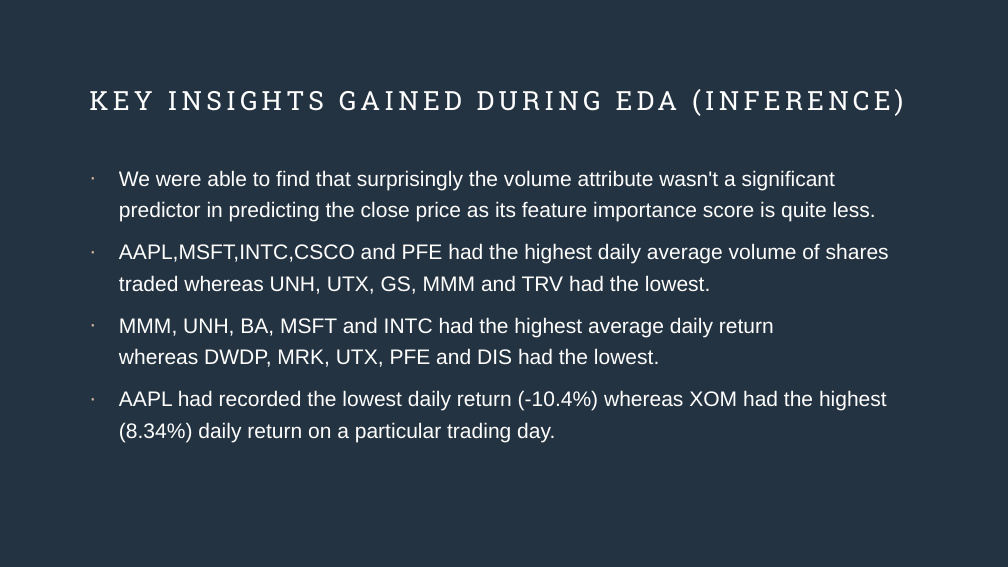
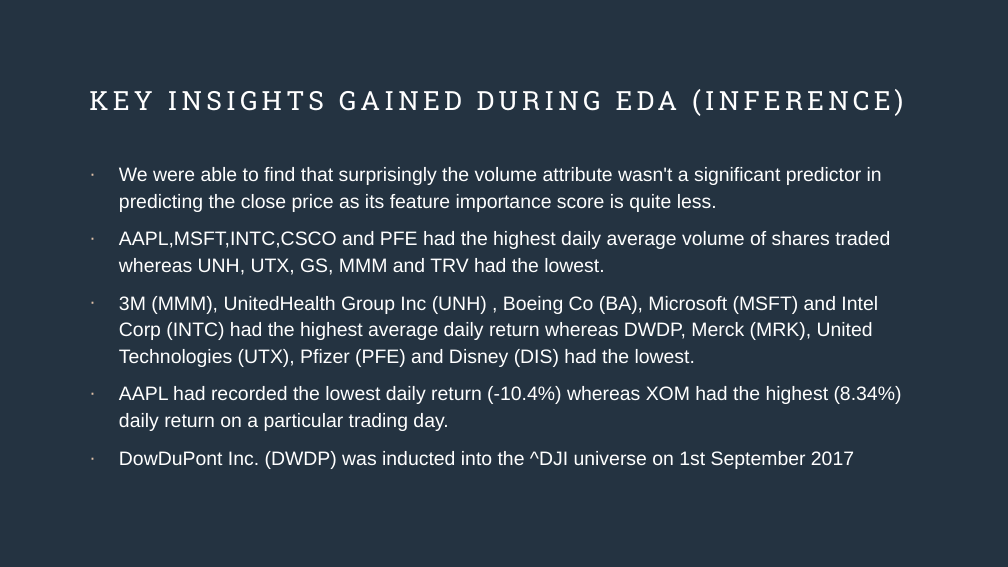
Before and after one commit to IST-718-Fall-2020/project_presendation-group17, a slide deck: slide 22 of Final_Presentation_group_17.pptx. Drawn at 1008x567 pixels with LibreOffice and Linux fonts; fonts in the diff are those of the drawing. Boxes give left, top, right and bottom in pixels: in the first picture for what was removed or moved away, otherwise in the second. Text is boxed around its words. In the diff, an @@ line names an element or a change of style, - is before the commit and + after.

```diff
--- a/Final_Presentation_group_17.pptx
+++ b/Final_Presentation_group_17.pptx
@@ text at box(119, 167, 902, 431): size 20 to 18.5 pt in "We were able to find that surprisingly ...", "AAPL,MSFT,INTC,CSCO and PFE had the highest daily ...", "AAPL had recorded the lowest daily return ..."; line spacing 1.25 to 1.15 @@
@@ text at box(119, 296, 878, 367): text changed; size 20 to 18.5 pt @@
-· MMM, UNH, BA, MSFT and INTC had the highest average daily return whereas DWDP, MRK, UTX, PFE and DIS had the lowest.
+· 3M (MMM), UnitedHealth Group Inc (UNH) , Boeing Co (BA), Microsoft (MSFT) and Intel Corp (INTC) had the highest average daily return whereas DWDP, Merck (MRK), United Technologies (UTX), Pfizer (PFE) and Disney (DIS) had the lowest.
@@ text at box(119, 451, 854, 469): paragraph added @@
+· DowDuPont Inc. (DWDP) was inducted into the ^DJI universe on 1st September 2017
```
Also in this commit, not shown: 1 other slide changed, 1 slide added.
